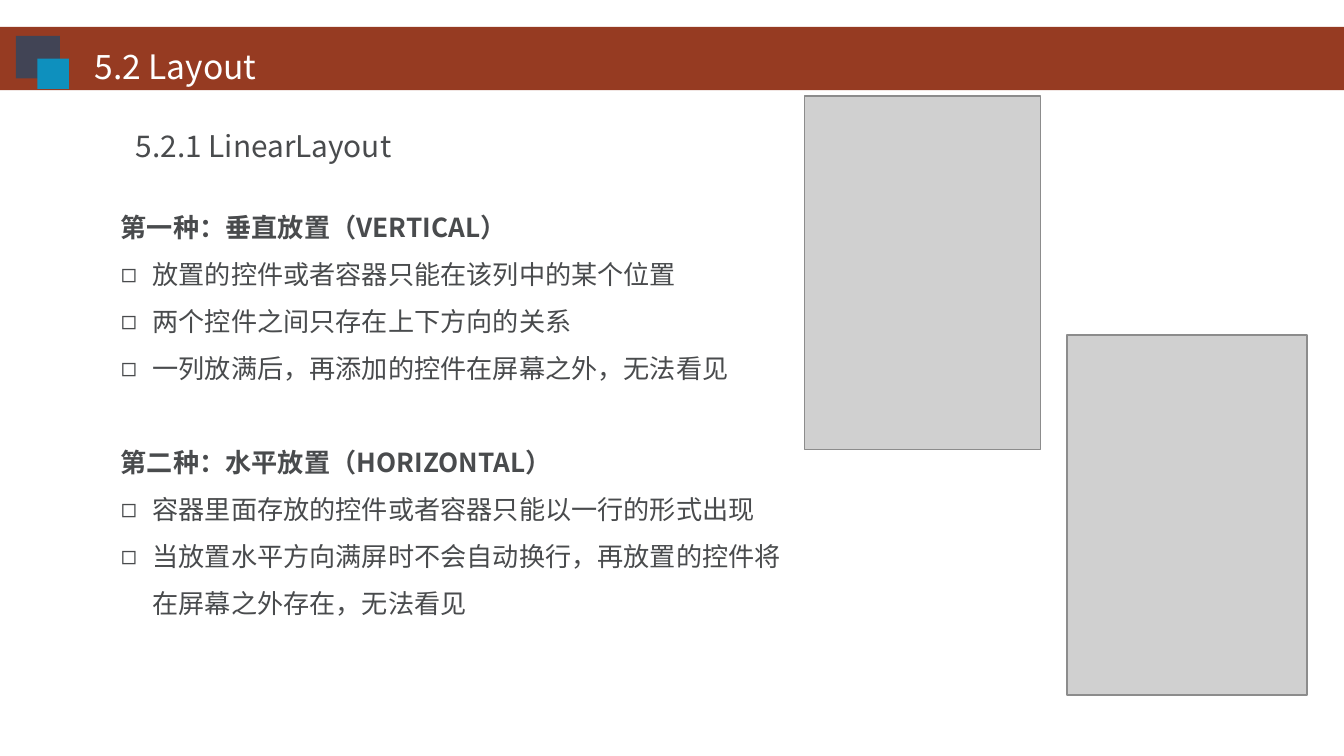
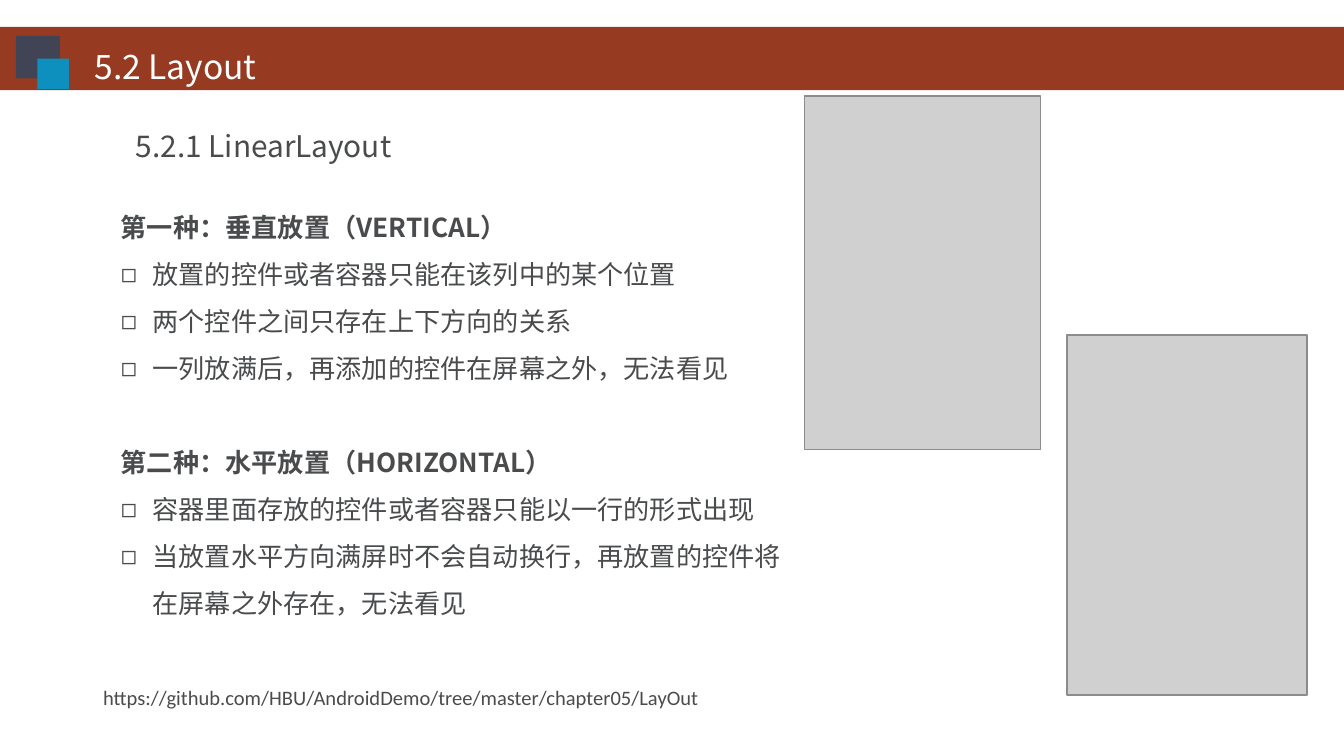
Before and after one commit to HBU/Android-PPT, a slide deck: slide 11 of 03.0 -- 用户界面 -- 第05章.ppt. Drawn at 1344x756 pixels with LibreOffice and Linux fonts; fonts in the diff are those of the drawing; grey boxes stand for pictures; background and template pictures are left out. Boxes give left, top, right and bottom in pixels: in the first picture for what was removed or moved away, otherwise in the second. Text is boxed around its words. In the diff, an @@ line names an element or a change of style, - is before the commit and + after.

```diff
--- a/03.0 -- 用户界面 -- 第05章.ppt
+++ b/03.0 -- 用户界面 -- 第05章.ppt
@@ text added at (103, 690, 698, 709), 11 pt, text #494B4D @@
+https://github.com/HBU/AndroidDemo/tree/master/chapter05/LayOut
```
Also in this commit, not shown: 32 other slides changed, 1 slide added, 1 slide removed.
